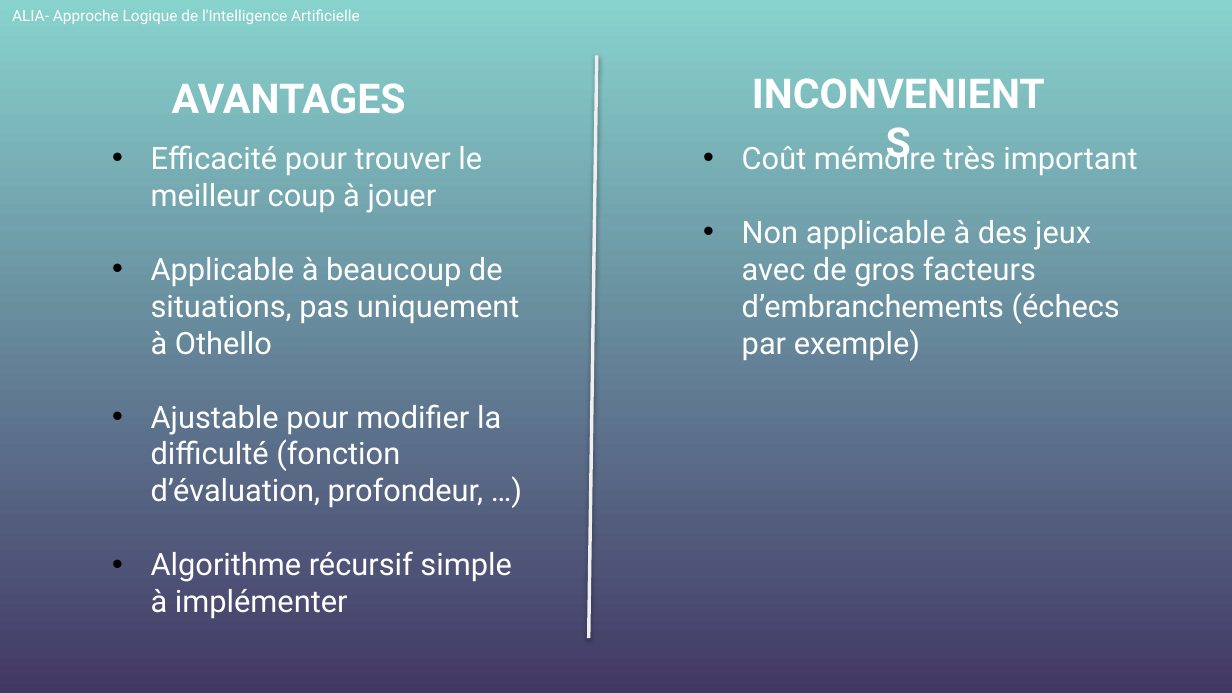
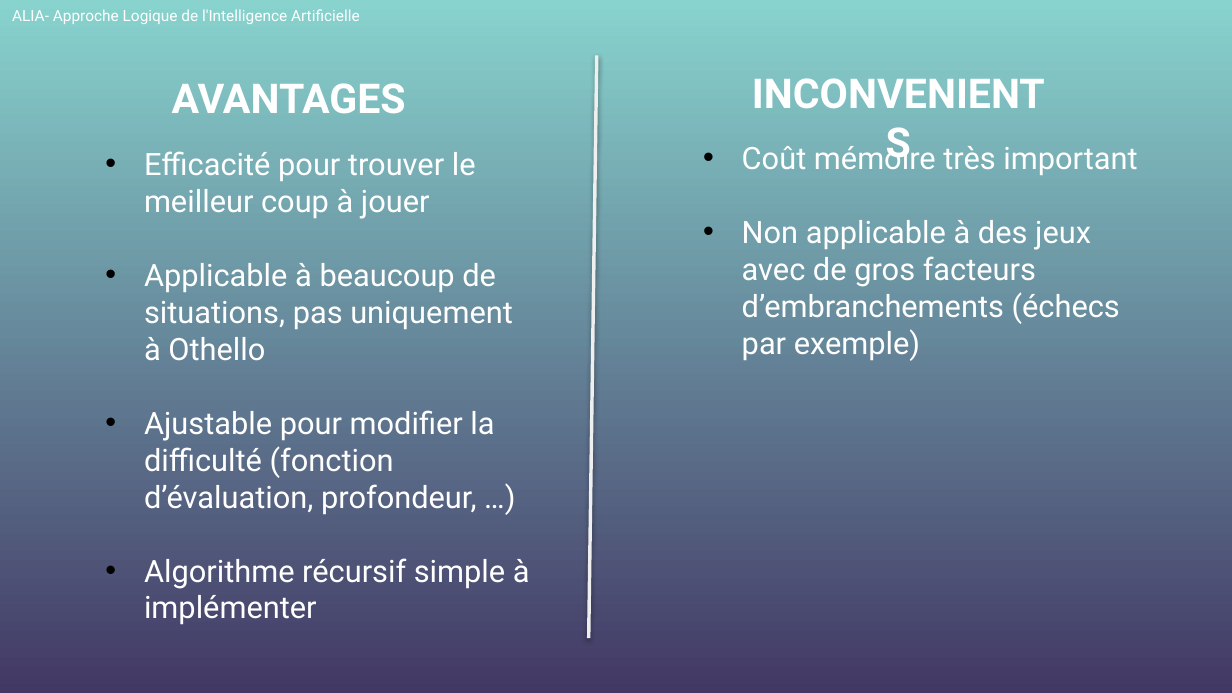
Before and after one commit to mguillevic/Othello, a slide deck: slide 11 of ALIA_Othello.pptx (slide 12 before the commit). Drawn at 1232x693 pixels with LibreOffice and Linux fonts; fonts in the diff are those of the drawing; background and template pictures are left out. Boxes give left, top, right and bottom in pixels: in the first picture for what was removed or moved away, otherwise in the second. Text is boxed around its words. In the diff, an @@ line names an element or a change of style, - is before the commit and + after.

```diff
--- a/ALIA_Othello.pptx
+++ b/ALIA_Othello.pptx
@@ text "Efficacité pour trouver le meilleur ..." rewrapped from box(151, 145, 520, 619) to box(144, 151, 530, 625) @@
```
Also in this commit, not shown: 2 other slides changed, 4 slides added.
